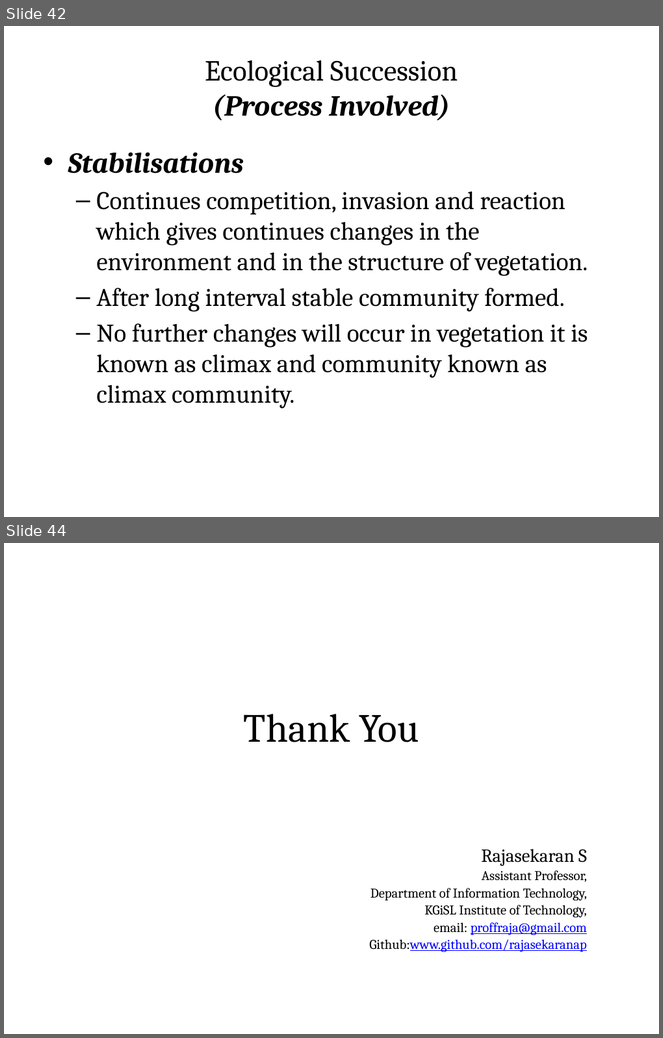
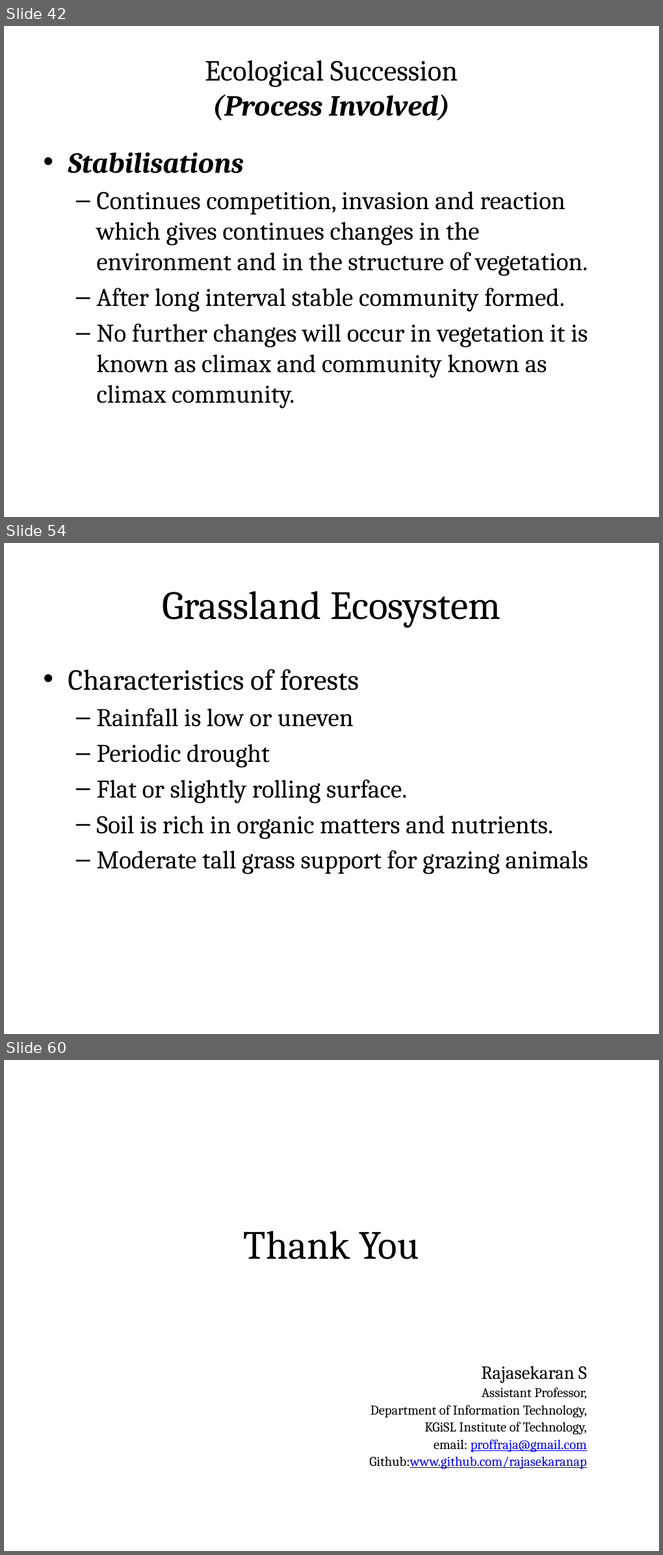
Before and after one commit to rajasekaran36/GE8291-Environmental-Science-and-Engineering, a slide deck: Slides/GE8291-U1.pptx. Shown one above the other, each under a label of ours: slides 42 and 44 before the commit, slides 42, 54 and 60 after it; the slides between them are not shown. The pictures are 663x1038 and 663x1555 pixels, drawn with LibreOffice and Linux fonts; fonts in the diff are those of the drawing. Boxes give left, top, right and bottom in pixels: in the first picture for what was removed or moved away, otherwise in the second. Text is boxed around its words. In the diff, an @@ line names an element or a change of style, - is before the commit and + after.

```diff
--- a/Slides/GE8291-U1.pptx
+++ b/Slides/GE8291-U1.pptx
@@ slide 54 added at [4,543,659,1034], background #FFFFFF @@
@@ title added at [36,563,627,644], fill gradient #DAFDA7 to #E4FCC2 to #F5FFE7, outline #98B955 0.75 pt, 44 pt, text #000000 @@
+Grassland Ecosystem
@@ text added at [68,669,588,875], 28 pt, text #000000 @@
+• Characteristics of forests
+  – Rainfall is low or uneven
+  – Periodic drought
+  – Flat or slightly rolling surface.
+  – Soil is rich in organic matters and nutrients.
+  – Moderate tall grass support for grazing animals
@@ what was slide 44 is now slide 60 @@
```
Also in this commit, not shown: 1 slide changed, 15 other slides added.
